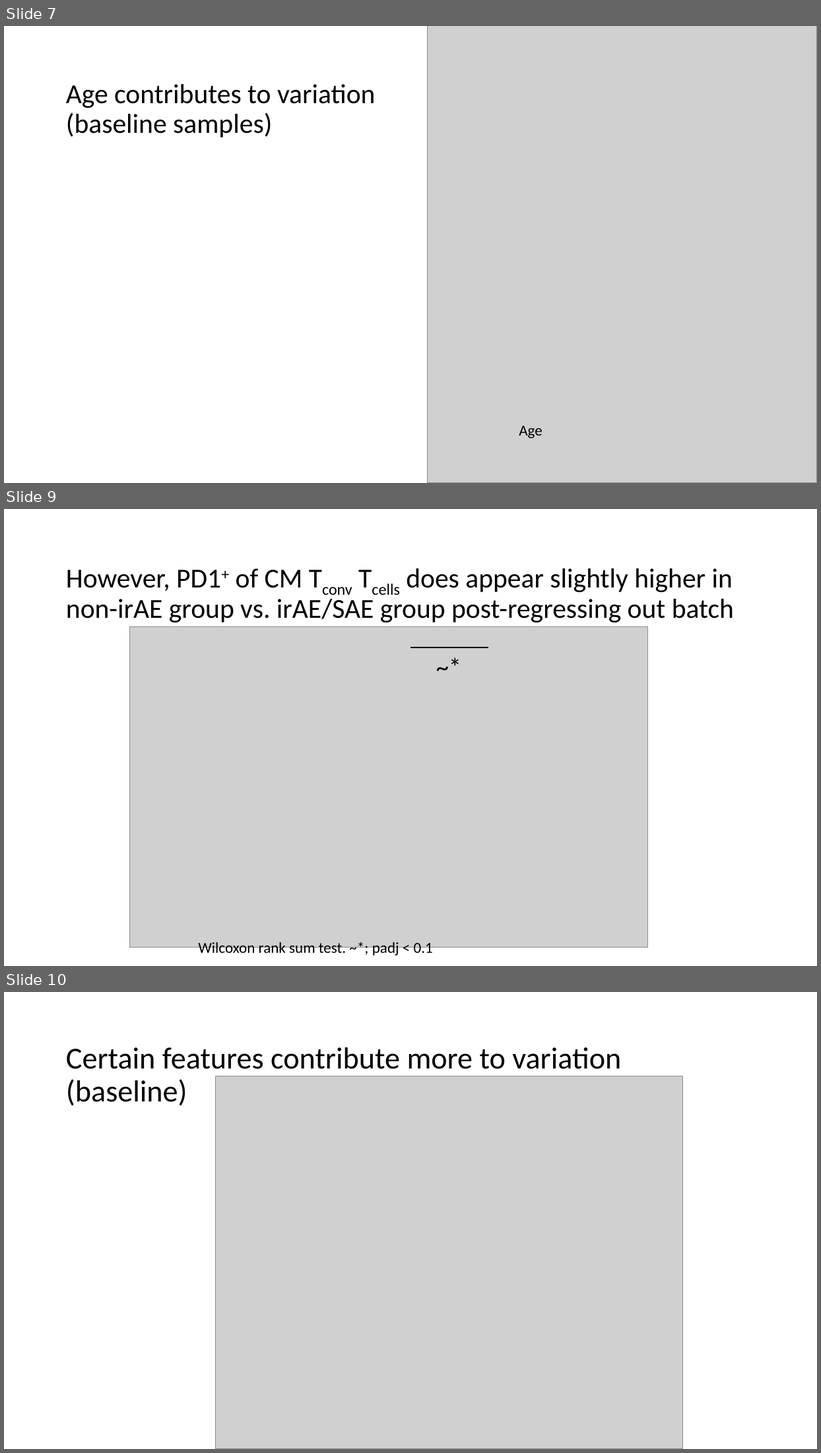
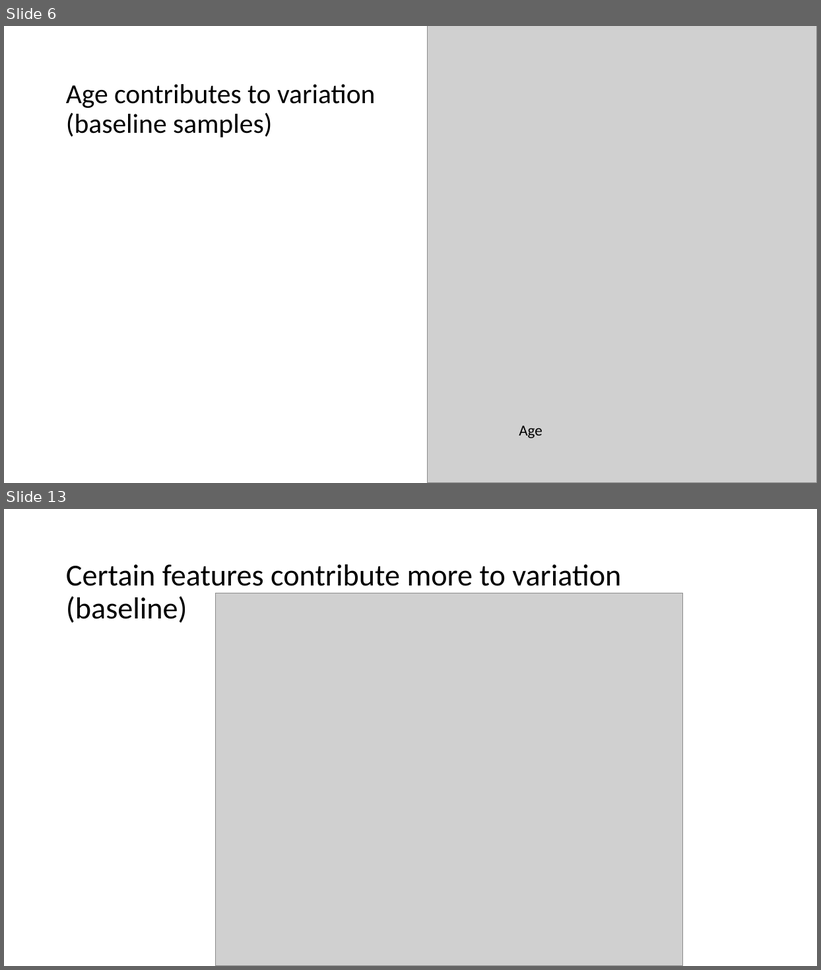
Before and after one commit to tybottorff/bottorffdocs, a slide deck: presentations/NCI_talks/2024_10_23.pptx. Shown one above the other, each under a label of ours: slides 7, 9 and 10 before the commit, slides 6 and 13 after it; the slides between them are not shown. The pictures are 821x1453 and 821x970 pixels, drawn with LibreOffice and Linux fonts; fonts in the diff are those of the drawing; grey boxes stand for pictures. Boxes give left, top, right and bottom in pixels: in the first picture for what was removed or moved away, otherwise in the second. Text is boxed around its words. In the diff, an @@ line names an element or a change of style, - is before the commit and + after.

```diff
--- a/presentations/NCI_talks/2024_10_23.pptx
+++ b/presentations/NCI_talks/2024_10_23.pptx
@@ slide 9 removed at bbox=[4, 509, 817, 966], background #FFFFFF @@
@@ title removed at bbox=[66, 568, 734, 623] @@
-However, PD1+ of CM Tconv Tcells does appear slightly higher in non-irAE group vs. irAE/SAE group post-regressing out batch
@@ picture removed at bbox=[129, 626, 648, 948] @@
@@ line removed from (411, 648) to (489, 648) @@
@@ text removed at bbox=[430, 648, 482, 685] @@
-~*
@@ text removed at bbox=[198, 943, 433, 958] @@
-Wilcoxon rank sum test. ~*; padj < 0.1
@@ what was slide 7 is now slide 6 @@
@@ what was slide 10 is now slide 13 @@
```
Also in this commit, not shown: 5 slides changed.
